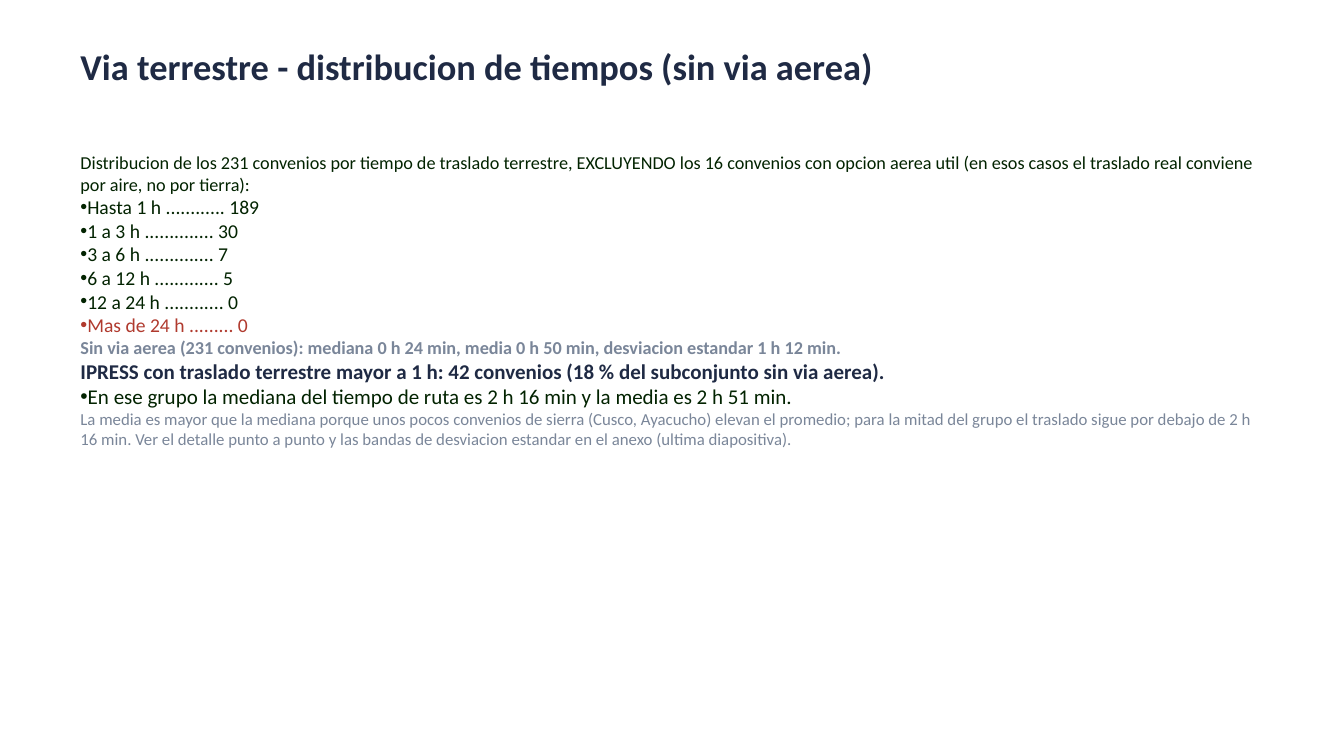
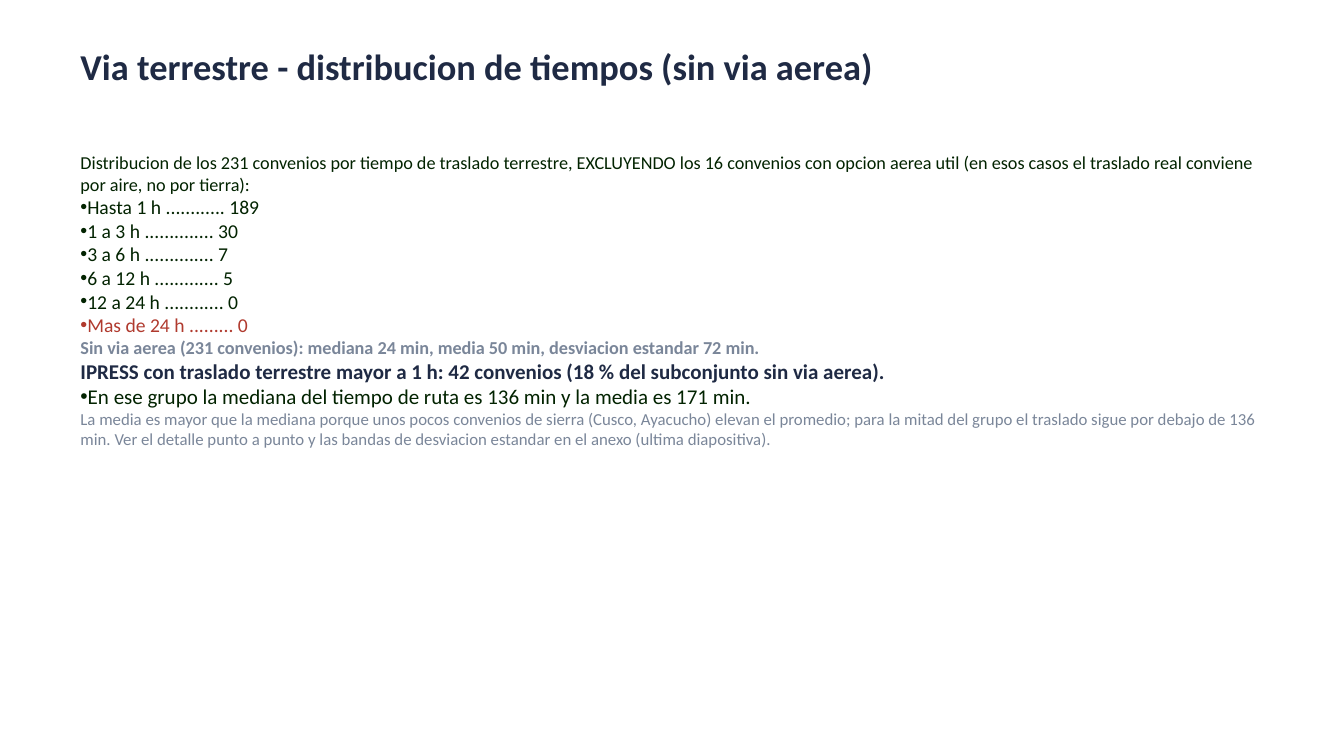
Before and after one commit to rojasarca-code/geolocalizacion-bancos-sangre-diban, a slide deck: slide 3 of datos/Resumen_tiempos_convenios_BS.pptx. Drawn at 1344x756 pixels with LibreOffice and Linux fonts; fonts in the diff are those of the drawing. Boxes give left, top, right and bottom in pixels: in the first picture for what was removed or moved away, otherwise in the second. Text is boxed around its words. In the diff, an @@ line names an element or a change of style, - is before the commit and + after.

```diff
--- a/datos/Resumen_tiempos_convenios_BS.pptx
+++ b/datos/Resumen_tiempos_convenios_BS.pptx
@@ text at <box>80,341,760,357</box>: text changed @@
-Sin via aerea (231 convenios): mediana 0 h 24 min, media 0 h 50 min, desviacion estandar 1 h 12 min.
+Sin via aerea (231 convenios): mediana 24 min, media 50 min, desviacion estandar 72 min.
@@ text at <box>80,389,1254,448</box>: text changed @@
-• En ese grupo la mediana del tiempo de ruta es 2 h 16 min y la media es 2 h 51 min.
-La media es mayor que la mediana porque unos pocos convenios de sierra (Cusco, Ayacucho) elevan el promedio; para la mitad del grupo el traslado sigue por debajo de 2 h 16 min. Ver el detalle punto a punto y las bandas de desviacion estandar en el anexo (ultima diapositiva).
+• En ese grupo la mediana del tiempo de ruta es 136 min y la media es 171 min.
+La media es mayor que la mediana porque unos pocos convenios de sierra (Cusco, Ayacucho) elevan el promedio; para la mitad del grupo el traslado sigue por debajo de 136 min. Ver el detalle punto a punto y las bandas de desviacion estandar en el anexo (ultima diapositiva).
```
